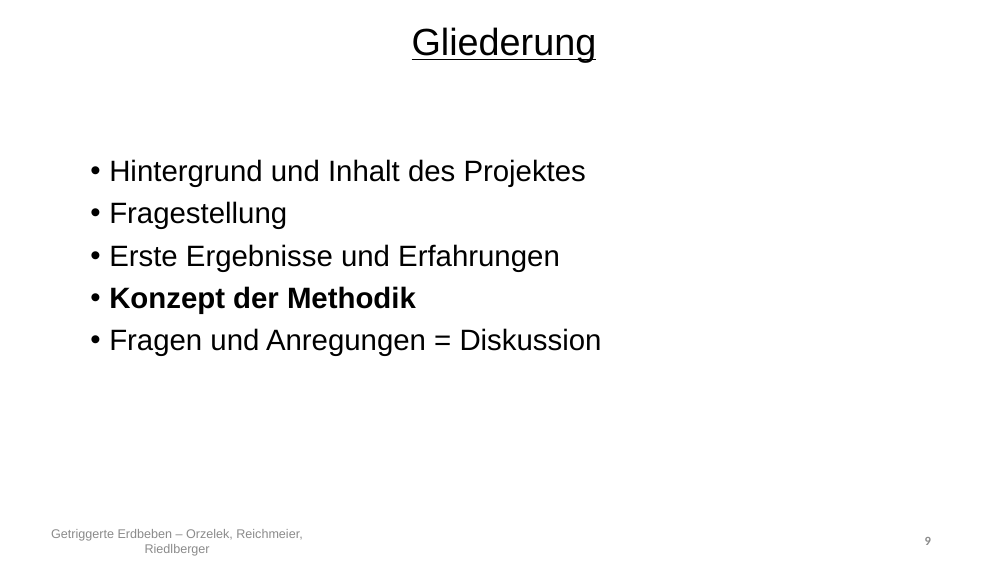
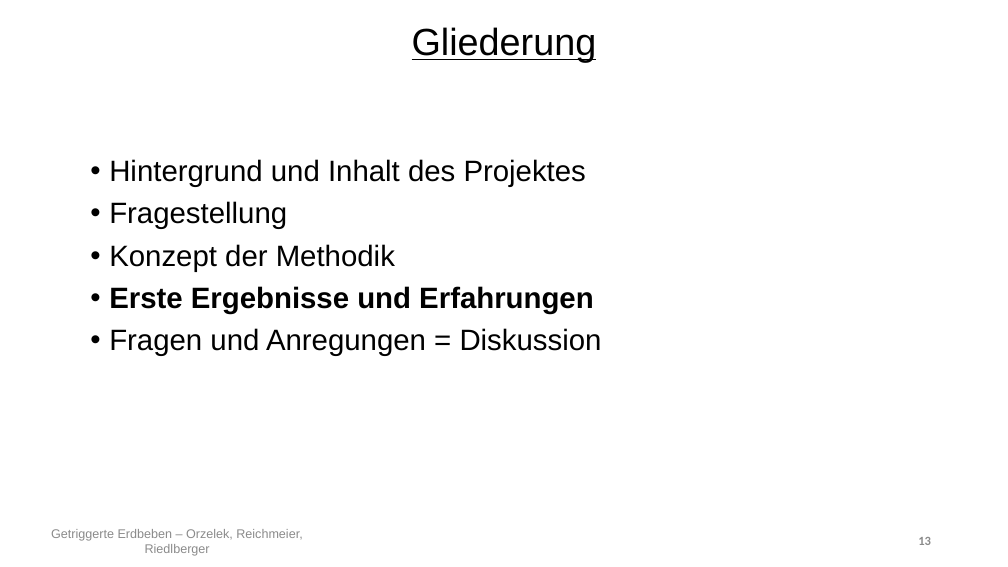
Before and after one commit to Kati77/Praktikum-Erdbeben, a slide deck: slide 13 of PP.pptx (slide 9 before the commit). Drawn at 1008x567 pixels with LibreOffice and Linux fonts; fonts in the diff are those of the drawing. Boxes give left, top, right and bottom in pixels: in the first picture for what was removed or moved away, otherwise in the second. Text is boxed around its words. In the diff, an @@ line names an element or a change of style, - is before the commit and + after.

```diff
--- a/PP.pptx
+++ b/PP.pptx
@@ text at (109,244,395,272): paragraph added @@
+• Konzept der Methodik
@@ text at (109,286,416,314): paragraph removed @@
-• Konzept der Methodik
@@ text at (109,286,594,314): bold on in "Erste Ergebnisse und Erfahrungen" @@
@@ page number at (918,537,931,545): text changed @@
-9
+13
```
Also in this commit, not shown: 8 other slides changed, 5 slides added, 1 slide removed.
